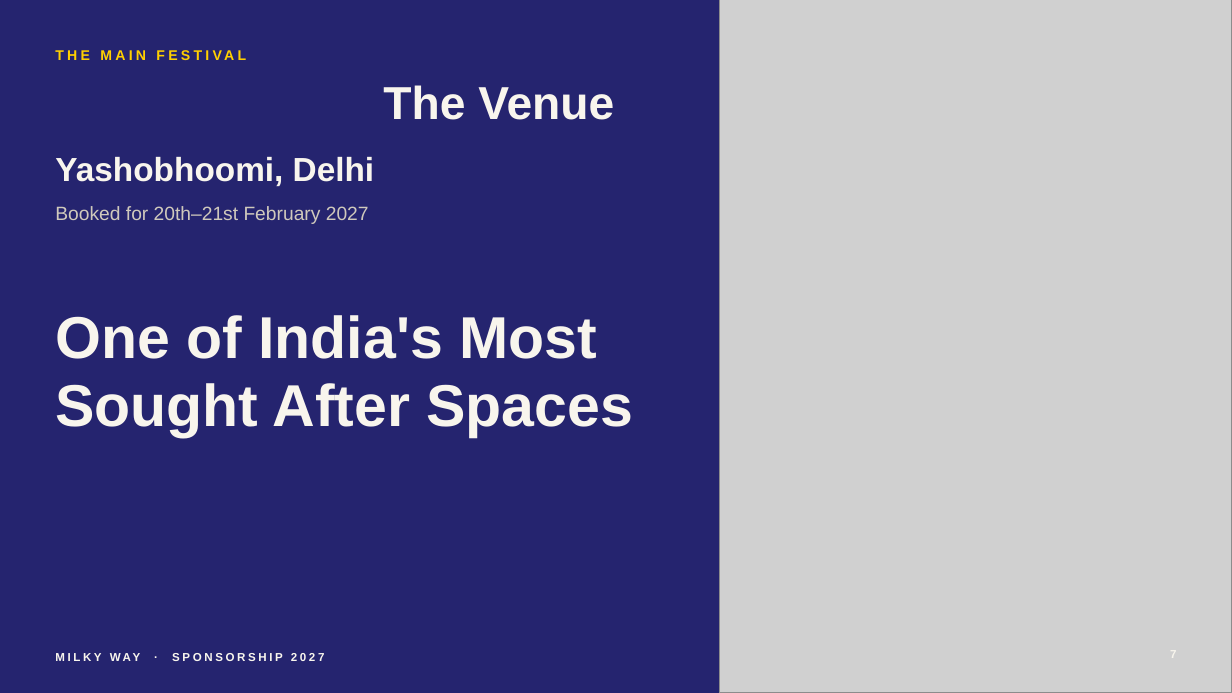
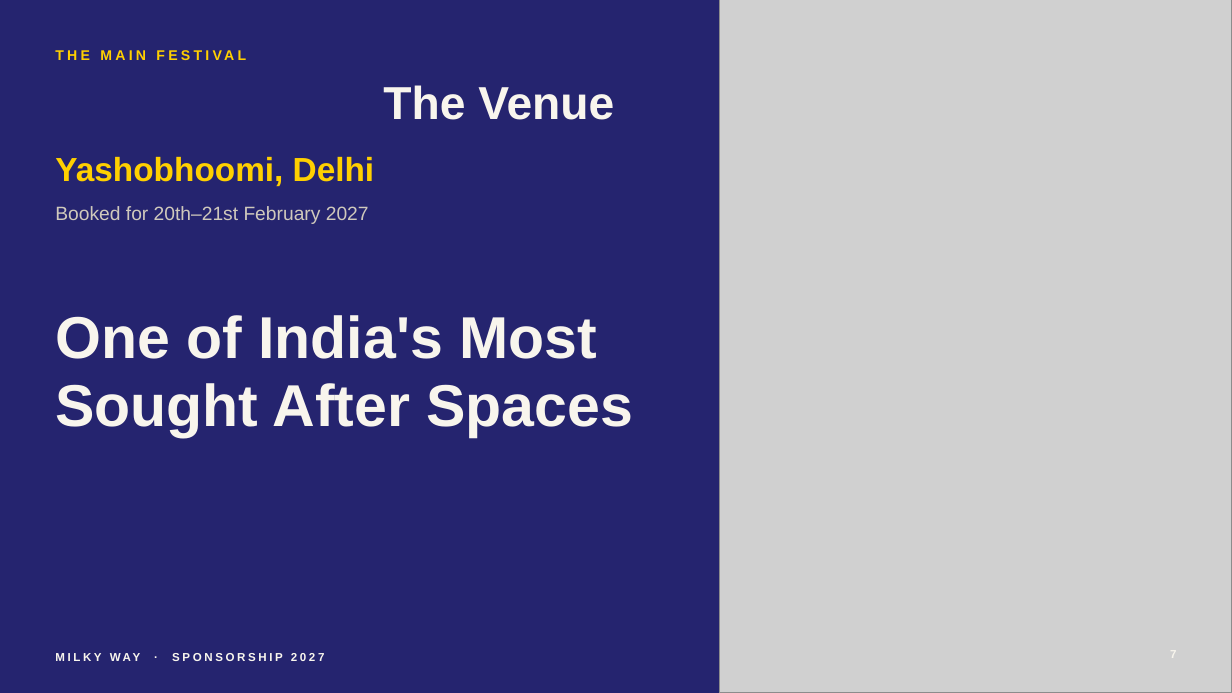
Before and after one commit to adityamittal2103/milkywayspons, a slide deck: slide 7 of deck/Milky-Way-Sponsorship-2027.pptx. Drawn at 1232x693 pixels with LibreOffice and Linux fonts; fonts in the diff are those of the drawing; grey boxes stand for pictures. Boxes give left, top, right and bottom in pixels: in the first picture for what was removed or moved away, otherwise in the second. Text is boxed around its words. In the diff, an @@ line names an element or a change of style, - is before the commit and + after.

```diff
--- a/deck/Milky-Way-Sponsorship-2027.pptx
+++ b/deck/Milky-Way-Sponsorship-2027.pptx
@@ text "Yashobhoomi, Delhi" at bbox=[55, 157, 374, 186]: text colour #F8F5ED to #FFD000 @@
```
Also in this commit, not shown: 14 other slides changed, 16 other files.
